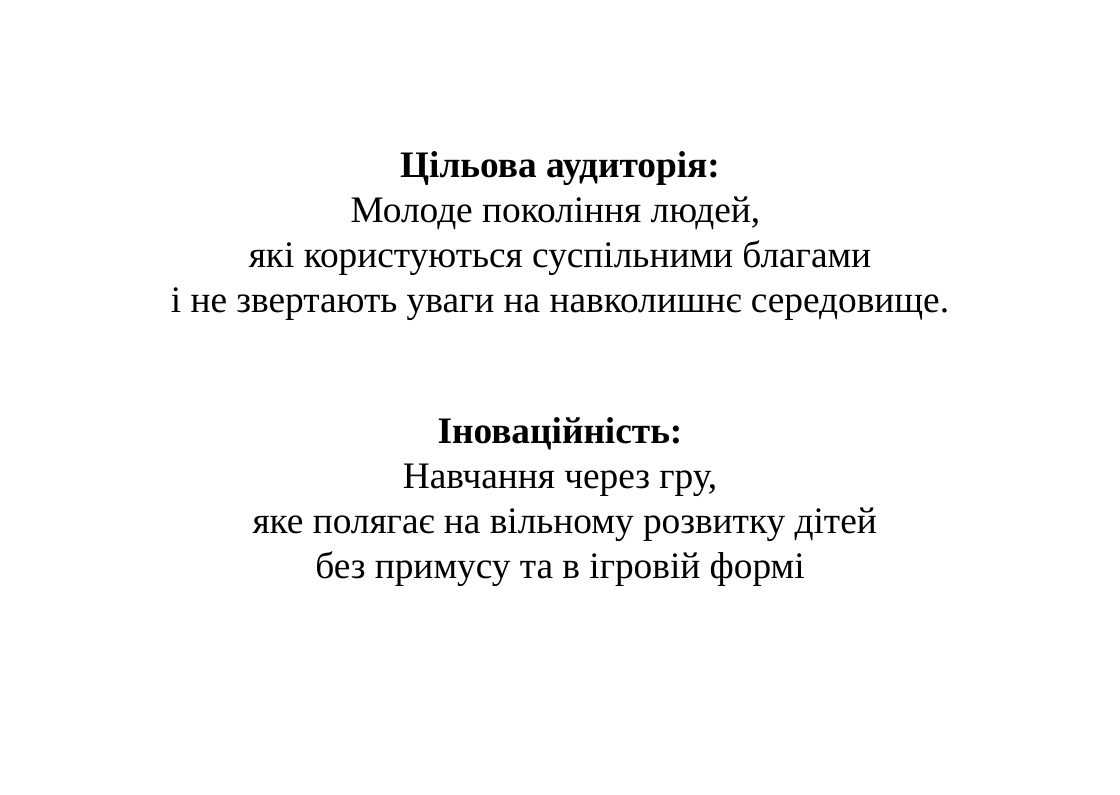
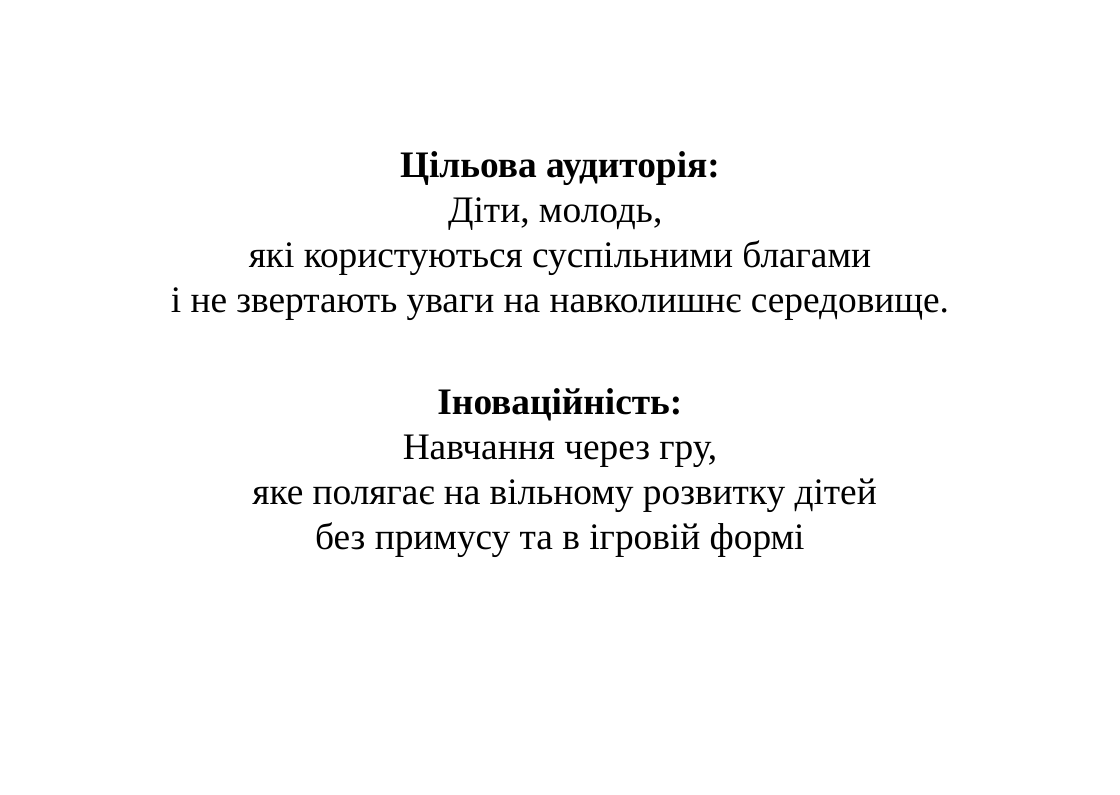
Before and after one commit to plekhotkindmytro/GarbageCollector, a slide deck: slide 3 of Garbage Collector Game.pptx. Drawn at 1120x795 pixels with LibreOffice and Linux fonts; fonts in the diff are those of the drawing; background and template pictures are left out. Boxes give left, top, right and bottom in pixels: in the first picture for what was removed or moved away, otherwise in the second. Text is boxed around its words. In the diff, an @@ line names an element or a change of style, - is before the commit and + after.

```diff
--- a/Garbage Collector Game.pptx
+++ b/Garbage Collector Game.pptx
@@ text at [448,197,662,229]: text changed @@
-Молоде покоління людей,
+Діти, молодь,
```
Also in this commit, not shown: 6 other slides changed, 1 other file.
